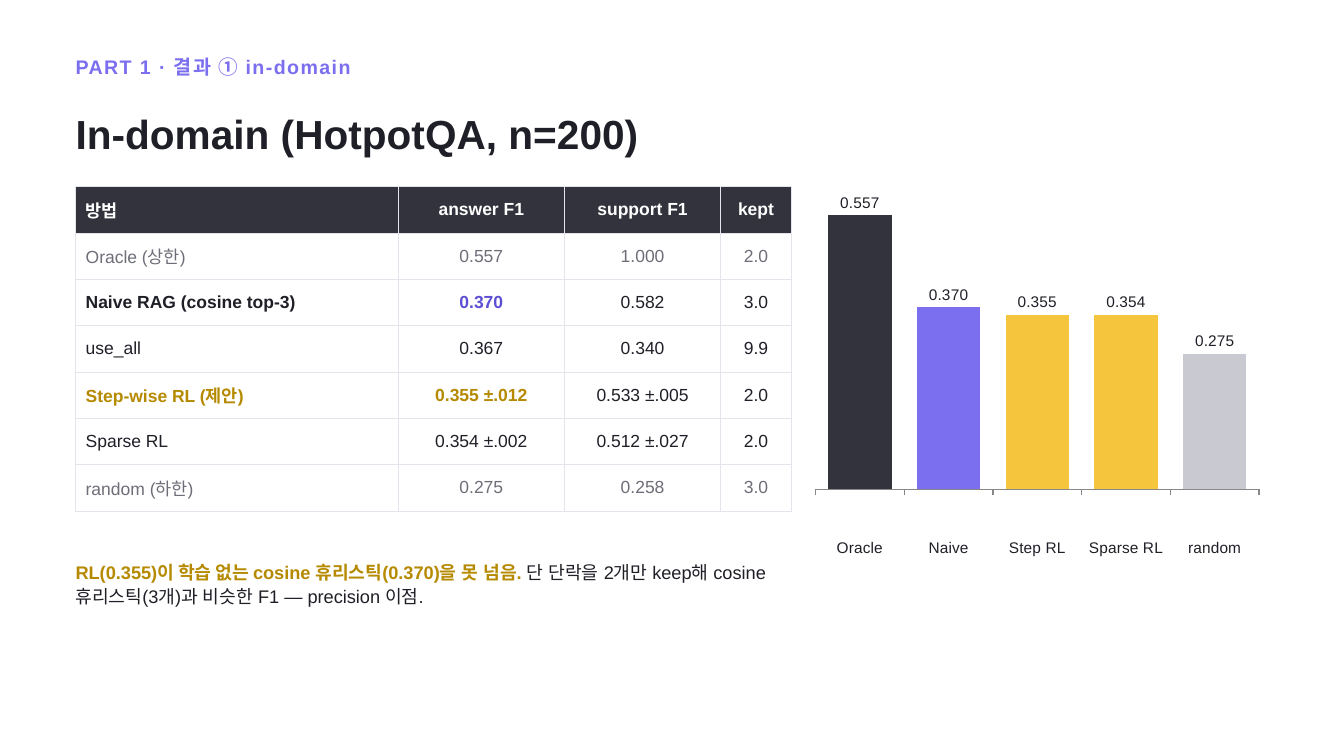
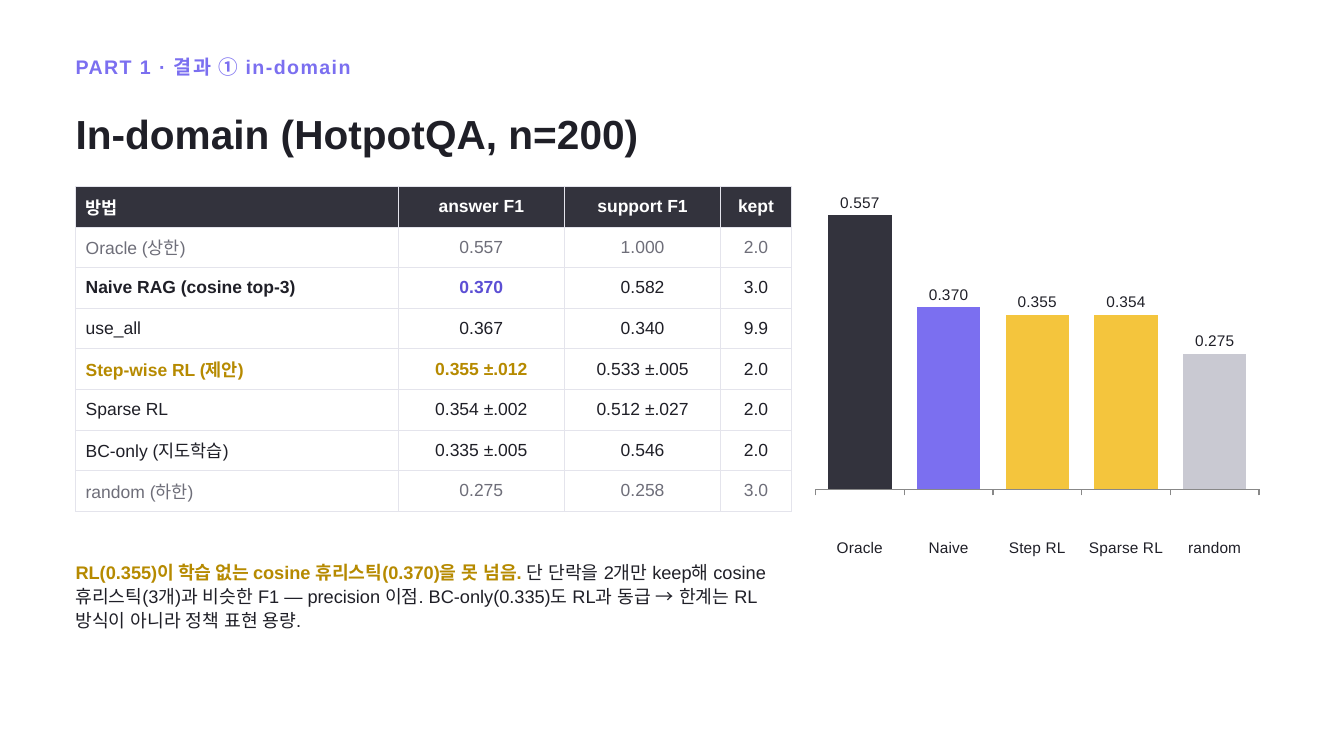
Before and after one commit to doosanpark/RL-Multihop-RAG, a slide deck: slide 16 of RL_Project_Presentation.pptx. Drawn at 1344x756 pixels with LibreOffice and Linux fonts; fonts in the diff are those of the drawing. Boxes give left, top, right and bottom in pixels: in the first picture for what was removed or moved away, otherwise in the second. Text is boxed around its words. In the diff, an @@ line names an element or a change of style, - is before the commit and + after.

```diff
--- a/RL_Project_Presentation.pptx
+++ b/RL_Project_Presentation.pptx
@@ table at (x1=76, y1=187, x2=791, y2=511) @@
+row 7: BC-only (지도학습) | 0.335 ±.005 | 0.546 | 2.0
@@ text at (x1=76, y1=563, x2=765, y2=629): text changed @@
-RL(0.355)이 학습 없는 cosine 휴리스틱(0.370)을 못 넘음. 단 단락을 2개만 keep해 cosine 휴리스틱(3개)과 비슷한 F1 — precision 이점.
+RL(0.355)이 학습 없는 cosine 휴리스틱(0.370)을 못 넘음. 단 단락을 2개만 keep해 cosine 휴리스틱(3개)과 비슷한 F1 — precision 이점. BC-only(0.335)도 RL과 동급 → 한계는 RL 방식이 아니라 정책 표현 용량.
```
Also in this commit, not shown: 4 other slides changed, 16 other files.
